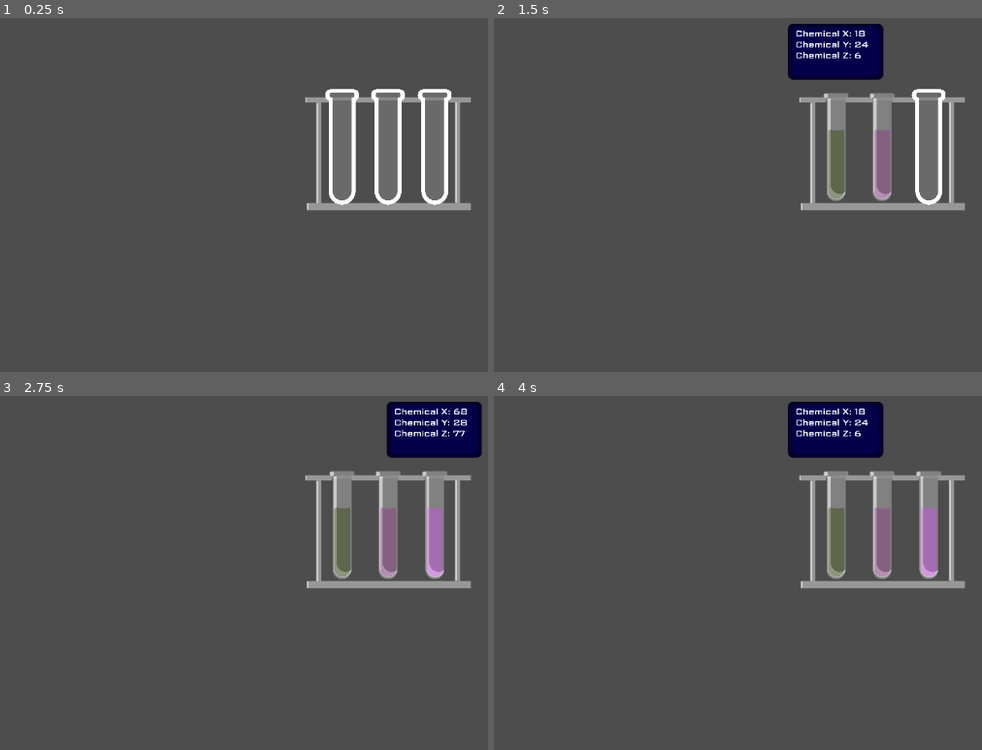
Above: before the commit, frames 1-4 (two rows, left to right).
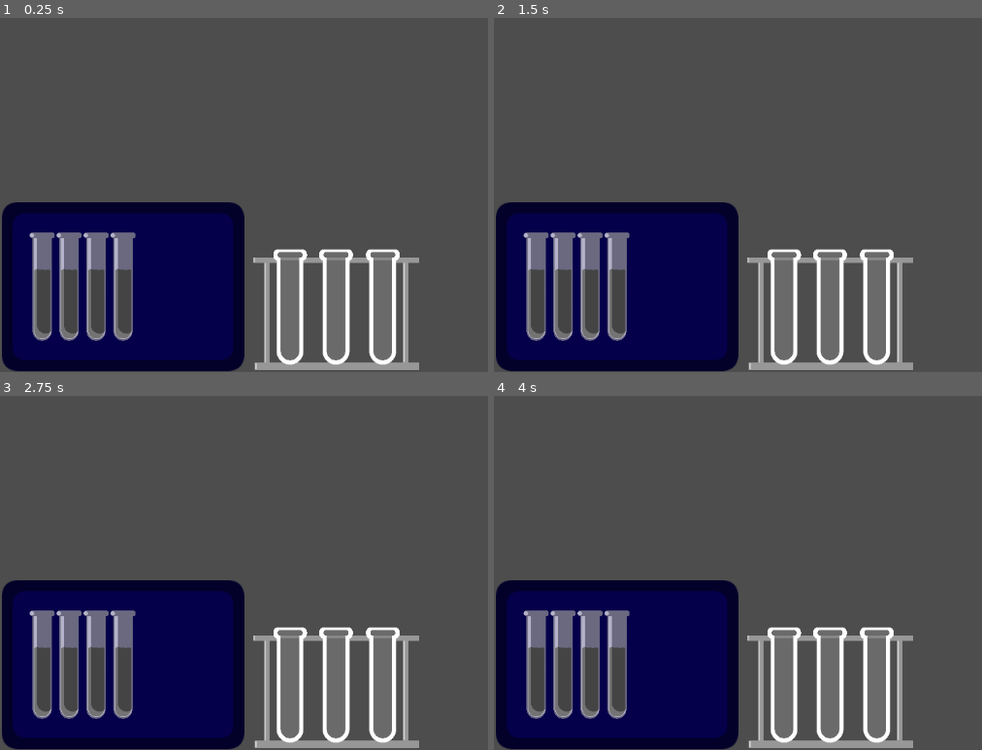
Above: after the commit, the same moments.

Repository: DevEhanTariq/godot-wild-jam-94
Game: Godot game, scene res://MainScenes/Workshop.tscn
The game is run twice, just before and just after one commit, with the same random seed, the same clock (stepped at 60 frames per second) and the same inputs.
Inputs (mouse positions are in pixels of both pictures, inside the frame that each line leads up to):
- Up to frame 1 (0.25 s): no input
- Up to frame 2 (1.5 s): click (884, 145) at 0.52 s; click (835, 145) at 1.27 s
- Up to frame 3 (2.75 s): click (434, 523) at 2.02 s
- Up to frame 4 (4 s): tap Enter at 2.75 s; move the mouse to (879, 526) at 2.77 s; tap Space at 3.5 s; move the mouse to (835, 526) at 3.52 s

The runs differ from the first frame. In frame 1, 36% of the frame differs, in the area x 0-97%, y 20-100%; in frame 2, 38%, in the area x 0-97%, y 1-100%; in frame 3, 37%; in frame 4, 37%.

Commit message:
Feat: Created an Inventory class (unfinished)
- Created an Inventory class (unfinished)

Diff:
--- /dev/null
+++ b/ExtraScenes/Inventory.tscn
@@ -0,0 +1,21 @@
+[gd_scene format=3 uid="uid://dj0vf6q66bnvu"]
+
+[ext_resource type="Texture2D" uid="uid://dheboowghk82j" path="res://Assets/Art/InfoHover.png" id="1_pohso"]
+[ext_resource type="PackedScene" uid="uid://cwi0p3x61bghe" path="res://ExtraScenes/TestTubeRenderer.tscn" id="2_v4278"]
+
+[node name="Inventory" type="Node2D" unique_id=1397416667]
+
+[node name="InfoHover" type="Sprite2D" parent="." unique_id=733496558]
+scale = Vector2(3, 3)
+texture = ExtResource("1_pohso")
+
+[node name="TestTube" parent="." unique_id=168604631 instance=ExtResource("2_v4278")]
+position = Vector2(-200, 0)
+
+[node name="TestTube2" parent="." unique_id=887427504 instance=ExtResource("2_v4278")]
+position = Vector2(-400, 0)
+
+[node name="TestTube3" parent="." unique_id=1453875939 instance=ExtResource("2_v4278")]
+
+[node name="TestTube4" parent="." unique_id=1722537237 instance=ExtResource("2_v4278")]
+position = Vector2(-600, 0)
--- a/ExtraScenes/TestTubeRenderer.tscn
+++ b/ExtraScenes/TestTubeRenderer.tscn
@@ -34,6 +34,7 @@
 shape = SubResource("RectangleShape2D_lthjr")
 
 [node name="InfoHover" parent="." unique_id=1545355480 instance=ExtResource("4_sb7us")]
+visible = false
 position = Vector2(-57, -708)
 scale = Vector2(2, 2)
 
--- /dev/null
+++ b/ExtraScenes/inventory.gd
@@ -0,0 +1,11 @@
+extends Node2D
+
+
+# Called when the node enters the scene tree for the first time.
+func _ready() -> void:
+	pass # Replace with function body.
+
+
+# Called every frame. 'delta' is the elapsed time since the previous frame.
+func _process(delta: float) -> void:
+	pass
--- a/ExtraScenes/test_tube_renderer.gd
+++ b/ExtraScenes/test_tube_renderer.gd
@@ -3,6 +3,7 @@
 var CX = 0.0
 var CY = 0.0
 var CZ = 0.0
+var Opac = 1.0
 
 # Called when the node enters the scene tree for the first time.
 func _ready() -> void:
@@ -19,4 +20,4 @@
 	Info.ChemZ = CZ
 
 	var mat = liquid.material as ShaderMaterial
-	mat.set_shader_parameter("tint_color", Color(CX, CY, CZ, 1.0))
+	mat.set_shader_parameter("tint_color", Color(CX, CY, CZ, Opac))
--- a/MainScenes/Workshop.tscn
+++ b/MainScenes/Workshop.tscn
@@ -1,10 +1,16 @@
 [gd_scene format=3 uid="uid://db6xpf45qwui5"]
 
 [ext_resource type="PackedScene" uid="uid://calr80v4crctk" path="res://ExtraScenes/TestTubeRack.tscn" id="1_464uu"]
+[ext_resource type="PackedScene" uid="uid://dj0vf6q66bnvu" path="res://ExtraScenes/Inventory.tscn" id="2_nu7tu"]
 
 [node name="Node" type="Node" unique_id=980191888]
 
 [node name="TestTubeRack" parent="." unique_id=1648364924 instance=ExtResource("1_464uu")]
+position = Vector2(-386, 1187)
 
 [node name="Camera2D" type="Camera2D" parent="." unique_id=358243922]
 zoom = Vector2(0.2, 0.2)
+
+[node name="Inventory" parent="." unique_id=1397416667 instance=ExtResource("2_nu7tu")]
+z_index = -1
+position = Vector2(-1967, 986)
Not shown, added: ExtraScenes/inventory.gd.uid
